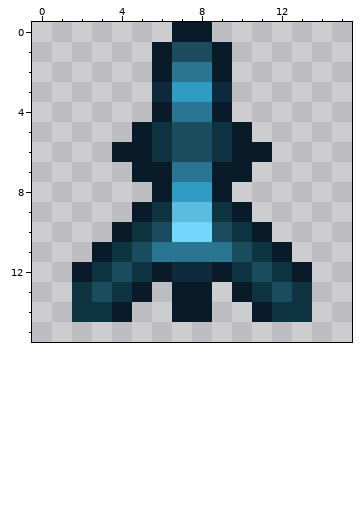
Pixel-art sprite, stored at android/assets/textures/raider.png. Above, as it was before the edit.
The file is 16x16 pixels.
The same view after the edit:
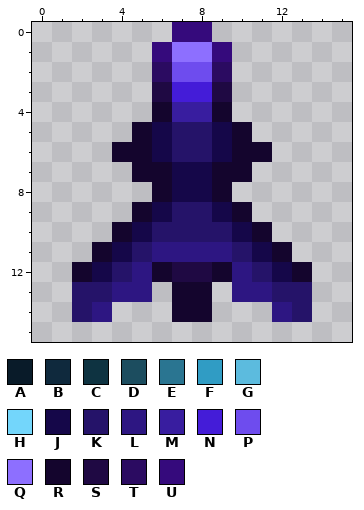
Palette (. is transparent): A #091b29  B #0f293d  C #0e3341  D #1c4d5f  E #2a7591  F #309cc4  G #5cbbde  H #73d6fb  J #150749  K #251369  L #2d1682  M #381d9f  N #441cd8  P #6e4cee  Q #8d6fff  R #14052d  S #1f0943  T #2b0b61  U #350a7c
Edits made:
@@ x 0..15 @@
- 0 .......AA.......
- 1 ......ADDA......
- 2 ......AEEA......
- 3 ......BFFB......
- 4 ......AEEA......
- 5 .....ACDDCA.....
- 6 ....AACDDCAA....
- 7 .....AAEEAA.....
- 8 ......AFFA......
- 9 .....ACGGCA.....
-10 ....ACDHHDCA....
-11 ...ACDEEEEDCA...
-12 ..ACDCABBACDCA..
-13 ..CDCA.AA.ACDC..
-14 ..CCA..AA..ACC..
+ 0 .......UU.......
+ 1 ......UQQU......
+ 2 ......TPPT......
+ 3 ......SNNS......
+ 4 ......RMMR......
+ 5 .....RJKKJR.....
+ 6 ....RRJKKJRR....
+ 7 .....RRJJRR.....
+ 8 ......RJJR......
+ 9 .....RJKKJR.....
+10 ....RJKKKKJR....
+11 ...RJKLLLLKJR...
+12 ..RJKLRSSRLKJR..
+13 ..KKLL.RR.LLKK..
+14 ..KL...RR...LK..
 15 ................
